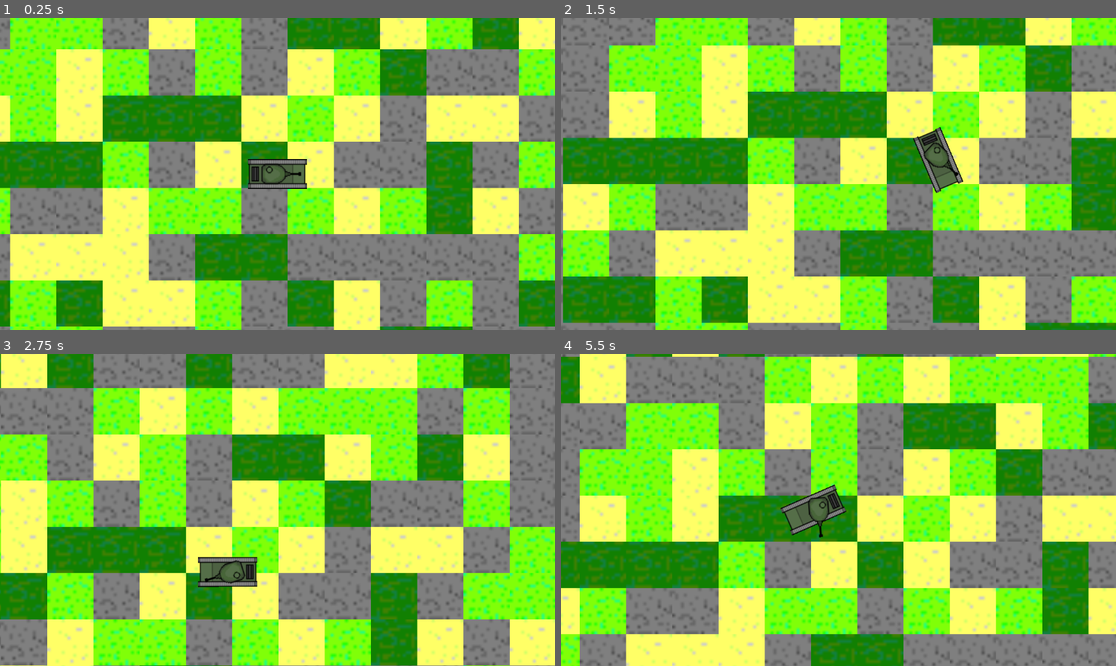
Above: before the commit, frames 1-4 (two rows, left to right).
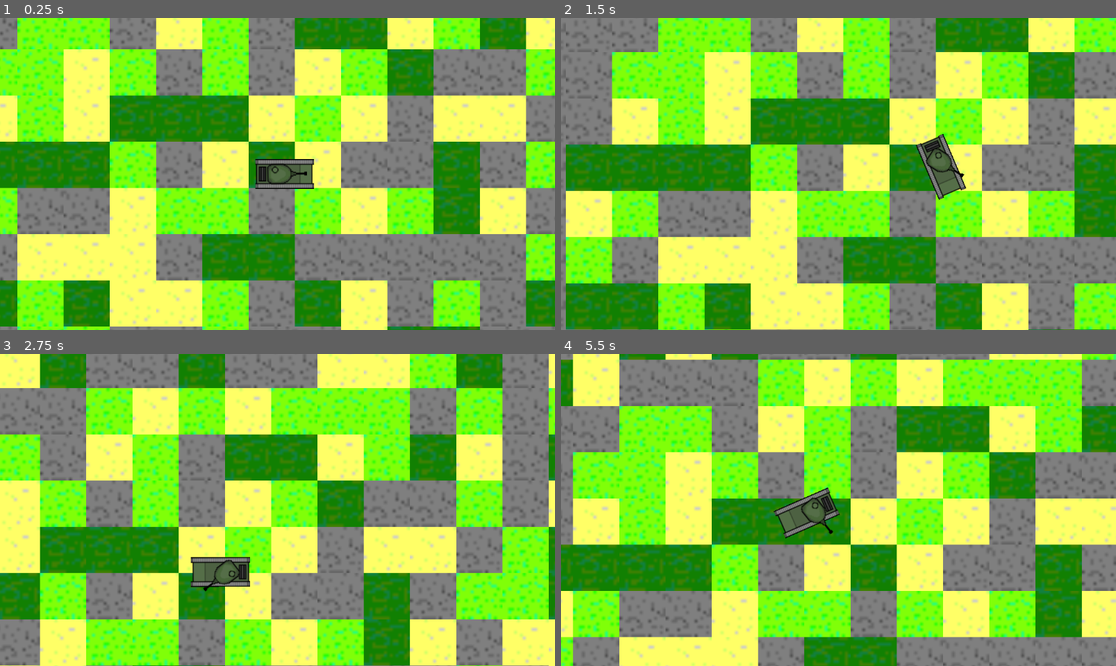
Above: after the commit, the same moments.

Repository: serbel324/GameAboutTank
Game: Godot game, scene res://Maps/World.tscn
The game is run twice, just before and just after one commit, with the same random seed, the same clock (stepped at 60 frames per second) and the same inputs. Before the commit the project starts from res://Maps/TabulaRasa.tscn.
Inputs (mouse positions are in pixels of both pictures, inside the frame that each line leads up to):
- Up to frame 1 (0.25 s): no input
- Up to frame 2 (1.5 s): move the mouse to (960, 158) at 0.52 s; hold D (turn_right) 0.53-1.28 s; move the mouse to (727, 189) at 1.27 s; hold S (move_backward) from 1.28 s (still down)
- Up to frame 3 (2.75 s): move the mouse to (333, 441) at 2.02 s; release S (move_backward) at 2.03 s; hold D (turn_right) from 2.03 s (still down)
- Up to frame 4 (5.5 s): move the mouse to (810, 572) at 2.77 s; release D (turn_right) at 2.78 s; hold W (move_forward) 2.78-3.53 s; move the mouse to (1005, 556) at 3.52 s; hold A (turn_left) 3.53-5.03 s; move the mouse to (672, 463) at 4.27 s; move the mouse to (866, 510) at 5.02 s; hold S (move_backward) from 5.03 s (still down)

The runs differ from the first frame. In frame 1, 33% of the frame differs, in the area x 0-100%, y 0-100%; in frame 2, 38%; in frame 3, 34%; in frame 4, 38%.

Commit message:
Add base Turret and Hull modules

Diff:
--- a/Enemies/Entity.gd
+++ b/Enemies/Entity.gd
@@ -16,6 +16,7 @@
 	health = max_health
 	state = State.ALIVE
 
+
 func spawn(pos : Vector2) -> void:
 	if (pos != null):
 		position = pos
@@ -26,3 +27,8 @@
 	if (health < 0):
 		health = 0
 		state = State.DEAD
+		die()
+
+
+func die() -> void:
+	queue_free()
--- a/Enemies/Zombie.gd
+++ b/Enemies/Zombie.gd
@@ -9,8 +9,8 @@
 
 # Called when the node enters the scene tree for the first time.
 func _ready():
-	target = get_parent().find_child("Tank") as Node2D
-	print(target)
+	var tank : TankController = get_node("/root/World/Tank") as TankController
+	target = tank.get_hull()
 
 
 func state_alive(_delta : float) -> void:
--- a/Maps/TabulaRasa.tscn
+++ b/Maps/World.tscn
@@ -1,14 +1,14 @@
 [gd_scene load_steps=6 format=3 uid="uid://cv3setsolh8l2"]
 
-[ext_resource type="PackedScene" uid="uid://bjpcrch5s06wk" path="res://Tank/Tank.tscn" id="1_rxp5m"]
-[ext_resource type="TileSet" uid="uid://4b1cs2ddyc2c" path="res://Maps/Ground.tres" id="3_3t1ck"]
-[ext_resource type="PackedScene" uid="uid://dtmwd1cjmwxh4" path="res://Enemies/Zombie.tscn" id="4_3uwin"]
-[ext_resource type="Script" path="res://Maps/Ground.gd" id="4_ph025"]
-[ext_resource type="Script" path="res://Enemies/Spawner.gd" id="5_nfrt8"]
+[ext_resource type="PackedScene" uid="uid://bjpcrch5s06wk" path="res://Tank/Tank.tscn" id="1_qxqdh"]
+[ext_resource type="TileSet" uid="uid://4b1cs2ddyc2c" path="res://Maps/Ground.tres" id="2_yf6bx"]
+[ext_resource type="Script" path="res://Maps/Ground.gd" id="3_m7nbp"]
+[ext_resource type="Script" path="res://Enemies/Spawner.gd" id="4_hkppf"]
+[ext_resource type="PackedScene" uid="uid://dtmwd1cjmwxh4" path="res://Enemies/Zombie.tscn" id="5_0calp"]
 
-[node name="TabulaRasa" type="Node2D"]
+[node name="World" type="Node2D"]
 
-[node name="Tank" parent="." instance=ExtResource("1_rxp5m")]
+[node name="Tank" parent="." instance=ExtResource("1_qxqdh")]
 position = Vector2(281, 345)
 
 [node name="PlayerCamera" type="Camera2D" parent="."]
--- /dev/null
+++ b/Tank/Modules/Hulls/HullBase.gd
@@ -0,0 +1,28 @@
+class_name Hull extends Entity
+
+
+@export var backward_movement_speed : float = 30.0
+@export var forward_movement_speed : float = 100.0
+@export var hull_rotation_speed : float = 3.0
+
+var linear_movement : float = 0
+var angular_movement : float = 0
+
+var tank : TankController
+
+
+func add_linear_movement(value : float) -> void:
+	if (value < 0):
+		linear_movement = value * backward_movement_speed
+	else:
+		linear_movement = value * forward_movement_speed
+
+
+func add_rotation(value : float) -> void:
+	angular_movement = value * hull_rotation_speed
+
+
+func _integrate_forces(physics_state : PhysicsDirectBodyState2D):
+	var direction : Vector2 = global_transform.basis_xform(Vector2.RIGHT)
+	physics_state.linear_velocity = direction * linear_movement
+	physics_state.angular_velocity = angular_movement
--- /dev/null
+++ b/Tank/Modules/Hulls/IS3000.tscn
@@ -0,0 +1,21 @@
+[gd_scene load_steps=4 format=3 uid="uid://8th2ycqylnly"]
+
+[ext_resource type="Script" path="res://Tank/Modules/Hulls/HullBase.gd" id="1_16ue8"]
+[ext_resource type="Texture2D" uid="uid://d2rmihmbw50xd" path="res://Tank/Tank.png" id="1_goirk"]
+
+[sub_resource type="RectangleShape2D" id="RectangleShape2D_uaoky"]
+
+[node name="Hull" type="RigidBody2D"]
+gravity_scale = 1.66533e-16
+script = ExtResource("1_16ue8")
+
+[node name="HullCollider" type="CollisionShape2D" parent="."]
+scale = Vector2(2, 1)
+shape = SubResource("RectangleShape2D_uaoky")
+
+[node name="HullTexture" type="Sprite2D" parent="."]
+scale = Vector2(0.64, 0.64)
+texture = ExtResource("1_goirk")
+
+[node name="TurretSocket" type="Node2D" parent="."]
+position = Vector2(-5, 0)
--- /dev/null
+++ b/Tank/Modules/Turrets/IS3000.tscn
@@ -0,0 +1,11 @@
+[gd_scene load_steps=3 format=3 uid="uid://bgk6twk7h8b31"]
+
+[ext_resource type="Script" path="res://Tank/Modules/Turrets/TurretBase.gd" id="1_8c2de"]
+[ext_resource type="Texture2D" uid="uid://b5jyyu2ljos67" path="res://Tank/Turret.png" id="2_i7uyu"]
+
+[node name="Turret" type="Node2D"]
+script = ExtResource("1_8c2de")
+
+[node name="Sprite2D" type="Sprite2D" parent="."]
+scale = Vector2(0.64, 0.64)
+texture = ExtResource("2_i7uyu")
--- /dev/null
+++ b/Tank/Modules/Turrets/TurretBase.gd
@@ -0,0 +1,70 @@
+class_name Turret extends Node2D
+
+
+enum State {
+	ALIVE,
+	DEAD
+}
+
+@export var camera_view_distance : float = 0.3
+@export var rotation_speed : float = 1.0
+
+var state : State = State.ALIVE
+var angular_speed : float = 0
+
+var target : Vector2
+var tank : TankController = null
+var camera : Node2D = null
+
+
+func die() -> void:
+	state = State.DEAD
+
+
+func set_target(target_global : Vector2) -> void:
+	target = target_global
+
+
+func update_camera_position(shift : Vector2):
+	camera.position = shift * camera_view_distance + global_position
+
+
+# Called when the node enters the scene tree for the first time.
+func _ready():
+	state = State.ALIVE
+	tank = get_node("/root/World/Tank") as TankController
+	assert(tank != null)
+
+	camera = get_node("/root/World/PlayerCamera")
+	assert(camera != null)
+
+
+func rotate_to_target(delta : float) -> void:
+	var forward : Vector2 = global_transform.basis_xform(Vector2.RIGHT)
+	var direction_to_target : Vector2 = target - global_position
+	var angle_to_target : float = forward.angle_to(direction_to_target)
+
+	if (angle_to_target > 0):
+		angular_speed = rotation_speed
+	else:
+		angular_speed = -rotation_speed
+
+	var delta_angle : float = angular_speed * delta
+	if (delta_angle > 0 && angle_to_target > 0):
+		delta_angle = minf(delta_angle, angle_to_target)
+	elif (delta_angle < 0 && angle_to_target < 0):
+		delta_angle = maxf(delta_angle, angle_to_target)
+	rotate(delta_angle)
+
+
+func state_alive(delta : float) -> void:
+	rotate_to_target(delta)
+
+
+# Called every frame. 'delta' is the elapsed time since the previous frame.
+func _process(delta):
+	match state:
+		State.ALIVE:
+			state_alive(delta)
+		State.DEAD:
+			pass
--- a/Tank/Tank.gd
+++ b/Tank/Tank.gd
@@ -1,34 +1,37 @@
-extends Entity
+class_name TankController extends Node2D
 
-@export var backward_movement_speed : float = 30.0
-@export var forward_movement_speed : float = 100.0
-@export var hull_rotation_speed : float = 3.0
-@export var turret_position : Vector2 = Vector2.ZERO
-@export var camera_view_distance : float = 0.3
-@export var turret_rotation_speed : float = 1.0
+enum State {
+	ALIVE,
+	DEAD
+}
 
-@export var turret_scene: PackedScene = preload("res://Tank/Turret.tscn")
 
-var linear_movement : float = 0
-var angular_movement : float = 0
-var camera : Node2D = null
-var turret_socket : Node2D = null
+
+@export var hull_scene : PackedScene = preload("res://Tank/Modules/Hulls/IS3000.tscn")
+@export var turret_scene : PackedScene = preload("res://Tank/Modules/Turrets/IS3000.tscn")
+
+var turret : Turret = null
+var hull : Hull = null
+
+var state : State = State.ALIVE
 
 
 # Called when the node enters the scene tree for the first time.
 func _ready():
 	state = State.ALIVE
 
-	turret_socket = find_child("TurretSocket")
+	hull = hull_scene.instantiate() as Hull
+	assert(hull != null)
+
+	turret = turret_scene.instantiate() as Turret
+	assert(turret != null)
+
+	var turret_socket : Node2D = hull.find_child("TurretSocket")
 	assert(turret_socket != null)
-	turret_socket.position = turret_position
 
-	var turret : Turret = turret_scene.instantiate() as Turret
-	turret.rotation_speed = turret_rotation_speed
 	turret_socket.add_child(turret)
+	add_child(hull)
 
-	camera = get_parent().find_child("PlayerCamera")
-	assert(camera != null)
 
 
 func process_input() -> void:
@@ -37,26 +40,22 @@
 	var left_turn : float = Input.get_action_strength("turn_left")
 	var right_turn : float = Input.get_action_strength("turn_right")
 
+	turret.set_target(get_global_mouse_position())
+
 	if (forward_movement == 0 && backward_movement > 0):
-		linear_movement = backward_movement * -backward_movement_speed
-		angular_movement = (left_turn - right_turn) * hull_rotation_speed
+		hull.add_linear_movement(-backward_movement)
+		hull.add_rotation(left_turn - right_turn)
 	else:
-		linear_movement = forward_movement * forward_movement_speed
-		angular_movement = (right_turn - left_turn) * hull_rotation_speed
+		hull.add_linear_movement(forward_movement)
+		hull.add_rotation(right_turn - left_turn)
 
 	var mouse_pos : Vector2 = get_viewport().get_mouse_position()
 	var screen_dimensions : Vector2 = get_viewport_rect().size
-	camera.position = (mouse_pos - screen_dimensions / 2) * camera_view_distance + position
+	turret.update_camera_position(mouse_pos - screen_dimensions / 2)
 
 
 func state_alive(_delta : float) -> void:
 	process_input()
-
-
-func _integrate_forces(physics_state : PhysicsDirectBodyState2D):
-	var direction : Vector2 = global_transform.basis_xform(Vector2.RIGHT)
-	physics_state.linear_velocity = direction * linear_movement
-	physics_state.angular_velocity = angular_movement
 
 
 # Called every frame. 'delta' is the elapsed time since the previous frame.
@@ -66,3 +65,7 @@
 			state_alive(delta)
 		State.DEAD:
 			pass
+
+
+func get_hull() -> Hull:
+	return hull
--- a/Tank/Tank.tscn
+++ b/Tank/Tank.tscn
@@ -1,23 +1,6 @@
-[gd_scene load_steps=4 format=3 uid="uid://bjpcrch5s06wk"]
+[gd_scene load_steps=2 format=3 uid="uid://bjpcrch5s06wk"]
 
 [ext_resource type="Script" path="res://Tank/Tank.gd" id="1_spwa5"]
-[ext_resource type="Texture2D" uid="uid://d2rmihmbw50xd" path="res://Tank/Tank.png" id="2_2prsv"]
 
-[sub_resource type="RectangleShape2D" id="RectangleShape2D_vp46g"]
-
-[node name="Tank" type="RigidBody2D"]
-mass = 46000.0
-gravity_scale = 1.66533e-16
+[node name="Tank" type="Node2D"]
 script = ExtResource("1_spwa5")
-turret_position = Vector2(-4, 2.08165e-12)
-turret_rotation_speed = 0.8
-
-[node name="HullCollider" type="CollisionShape2D" parent="."]
-scale = Vector2(2, 1)
-shape = SubResource("RectangleShape2D_vp46g")
-
-[node name="HullTexture" type="Sprite2D" parent="."]
-scale = Vector2(0.64, 0.64)
-texture = ExtResource("2_2prsv")
-
-[node name="TurretSocket" type="Node2D" parent="."]
--- a/Tank/Turret.gd
+++ /dev/null
@@ -1,52 +0,0 @@
-extends Node2D
-class_name Turret
-
-enum State {
-	ALIVE,
-	DEAD
-}
-
-var rotation_speed : float = 1
-
-var angular_speed : float = 0
-var angle_to_target : float = 0
-
-var state : State
-var target : Vector2
-
-func die() -> void:
-	state = State.DEAD
-
-func process_input() -> void:
-	target = get_viewport().get_mouse_position()
-	var position_on_canvas : Vector2 = get_global_transform_with_canvas().get_origin()
-	var forward : Vector2 = global_transform.basis_xform(Vector2.RIGHT)
-	var direction_to_target : Vector2 = target - position_on_canvas
-	angle_to_target = forward.angle_to(direction_to_target)
-
-	if (angle_to_target > 0):
-		angular_speed = rotation_speed
-	else:
-		angular_speed = -rotation_speed
-
-# Called when the node enters the scene tree for the first time.
-func _ready():
-	state = State.ALIVE
-
-func state_alive(delta : float) -> void:
-	process_input()
-
-	var delta_angle : float = angular_speed * delta
-	if (delta_angle > 0 && angle_to_target > 0):
-		delta_angle = minf(delta_angle, angle_to_target)
-	elif (delta_angle < 0 && angle_to_target < 0):
-		delta_angle = maxf(delta_angle, angle_to_target)
-	rotate(delta_angle)
-
-# Called every frame. 'delta' is the elapsed time since the previous frame.
-func _process(delta):
-	match state:
-		State.ALIVE:
-			state_alive(delta)
-		State.DEAD:
-			pass
--- a/Tank/Turret.tscn
+++ /dev/null
@@ -1,11 +0,0 @@
-[gd_scene load_steps=3 format=3 uid="uid://bgk6twk7h8b31"]
-
-[ext_resource type="Script" path="res://Tank/Turret.gd" id="1_srlxi"]
-[ext_resource type="Texture2D" uid="uid://b5jyyu2ljos67" path="res://Tank/Turret.png" id="2_yux7f"]
-
-[node name="Turret" type="Node2D"]
-script = ExtResource("1_srlxi")
-
-[node name="Sprite2D" type="Sprite2D" parent="."]
-scale = Vector2(0.64, 0.64)
-texture = ExtResource("2_yux7f")
--- a/project.godot
+++ b/project.godot
@@ -11,7 +11,7 @@
 [application]
 
 config/name="GameAboutTank"
-run/main_scene="res://Maps/TabulaRasa.tscn"
+run/main_scene="res://Maps/World.tscn"
 config/features=PackedStringArray("4.2", "GL Compatibility")
 config/icon="res://icon.svg"
 
Not shown: 1 places in Maps/World.tscn that only renumber resources
